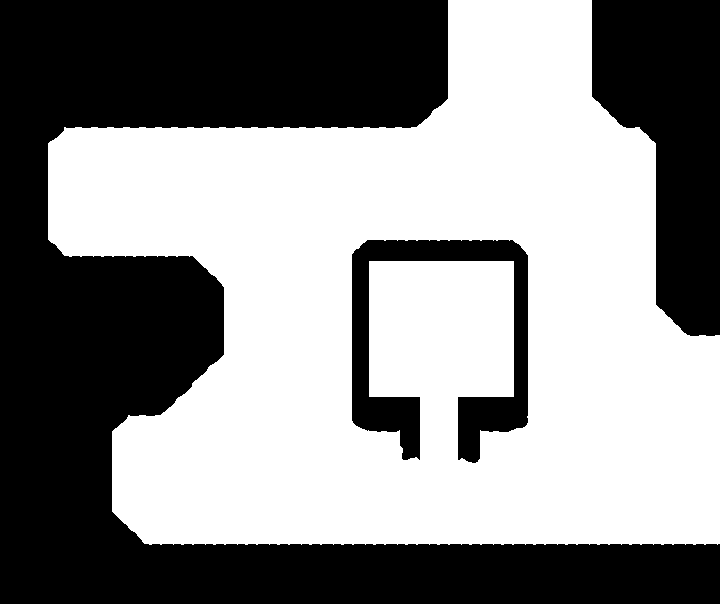
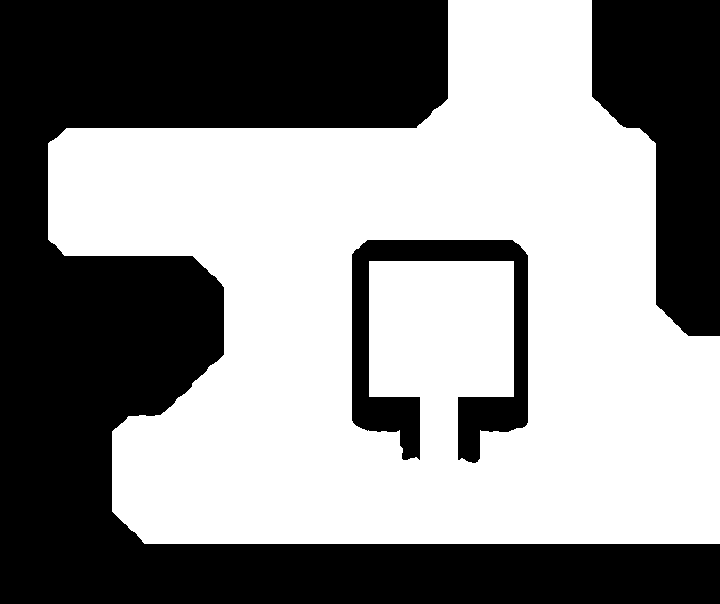
Two versions of the same layered image (720×604). Layer-by-layer changes:
added layer "Layer 62" in group "Group 4" over [64, 127, 720, 545]
